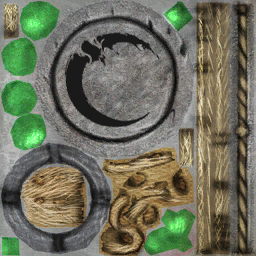
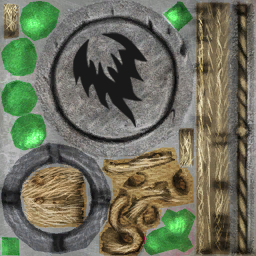
Layered file, before and after one edit (256 × 256). Changes by layer:
renamed "Слой 1 копия" to "Слой 2", painted on it over (x1=64, y1=32, x2=161, y2=128)
